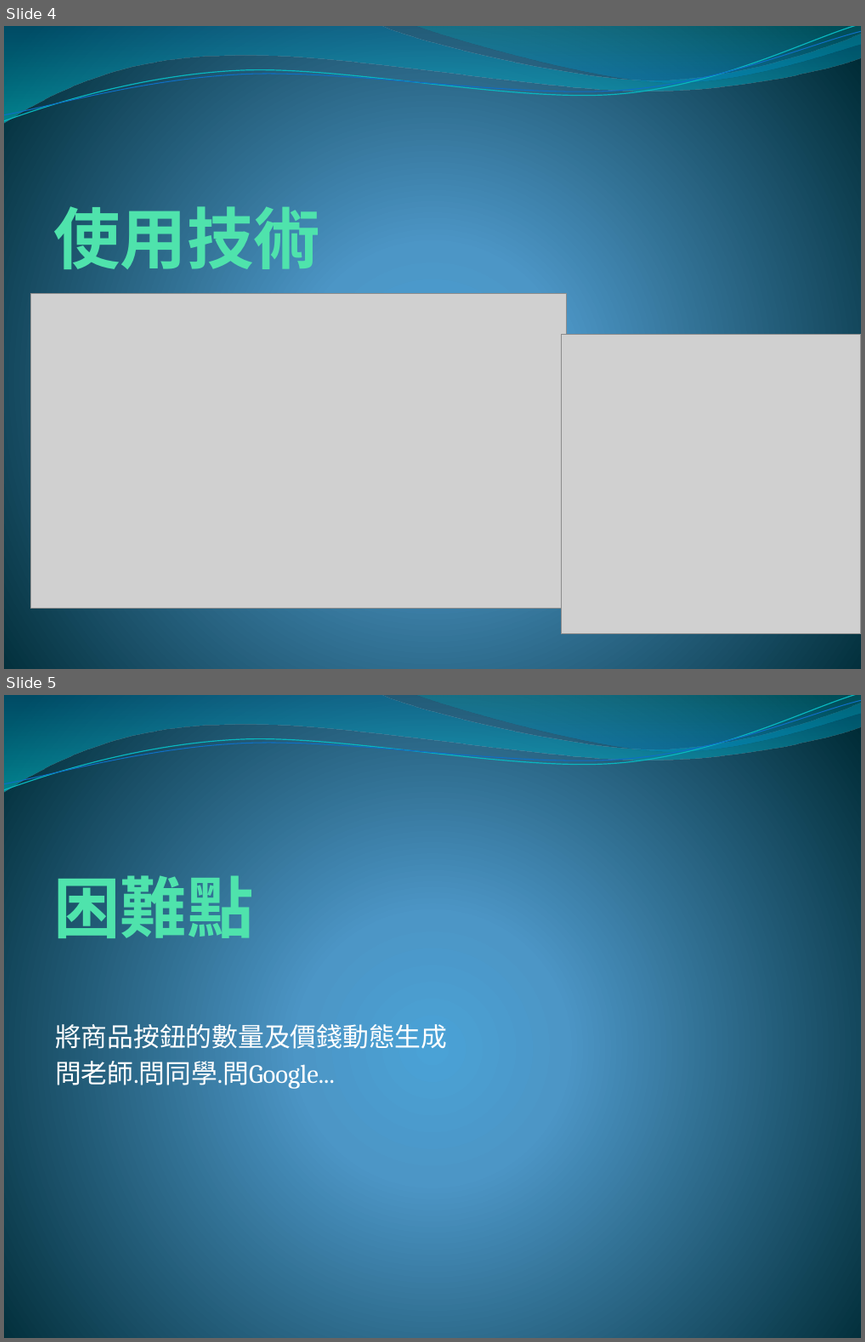
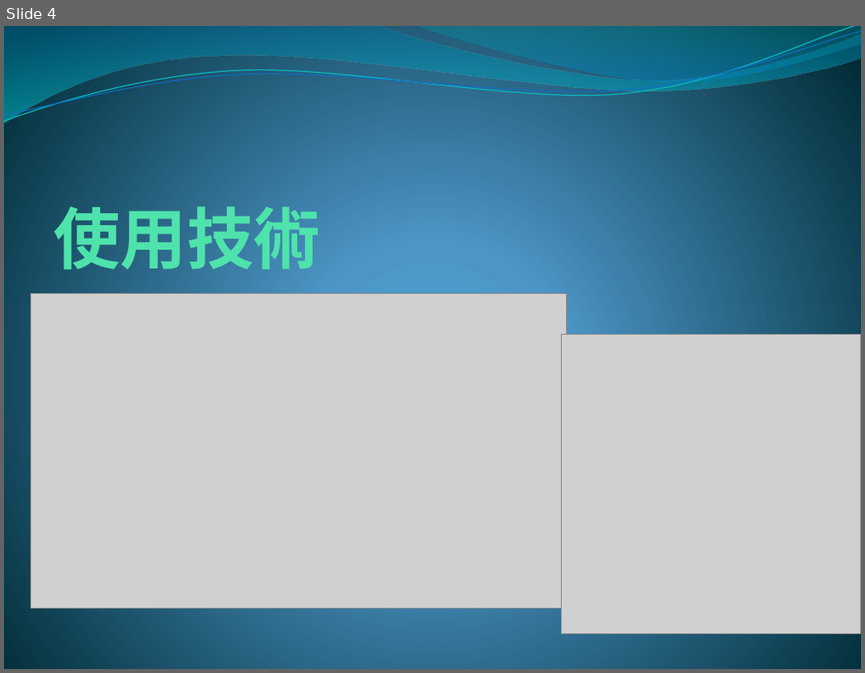
Before and after one commit to Youngdi/shopcar, a slide deck: 海鮮訂購網站.pptx. Shown one above the other, each under a label of ours: slides 4 and 5 before the commit, slide 4 after it. The pictures are 865x1342 and 865x673 pixels, drawn with LibreOffice and Linux fonts; fonts in the diff are those of the drawing; grey boxes stand for pictures. Boxes give left, top, right and bottom in pixels: in the first picture for what was removed or moved away, otherwise in the second. Text is boxed around its words. In the diff, an @@ line names an element or a change of style, - is before the commit and + after.

Commit message:
final919

```diff
--- a/海鮮訂購網站.pptx
+++ b/海鮮訂購網站.pptx
@@ slide 5 removed at bbox=[4, 695, 861, 1338], background gradient #4AA0D6 to #4C98C7 to #002C38; not listed: 4 template elements that a slide beside it also shows @@
@@ title removed at bbox=[53, 865, 253, 950] @@
-困難點
@@ text removed at bbox=[55, 1020, 447, 1090] @@
-將商品按鈕的數量及價錢動態生成
-問老師.問同學.問Google...
```
